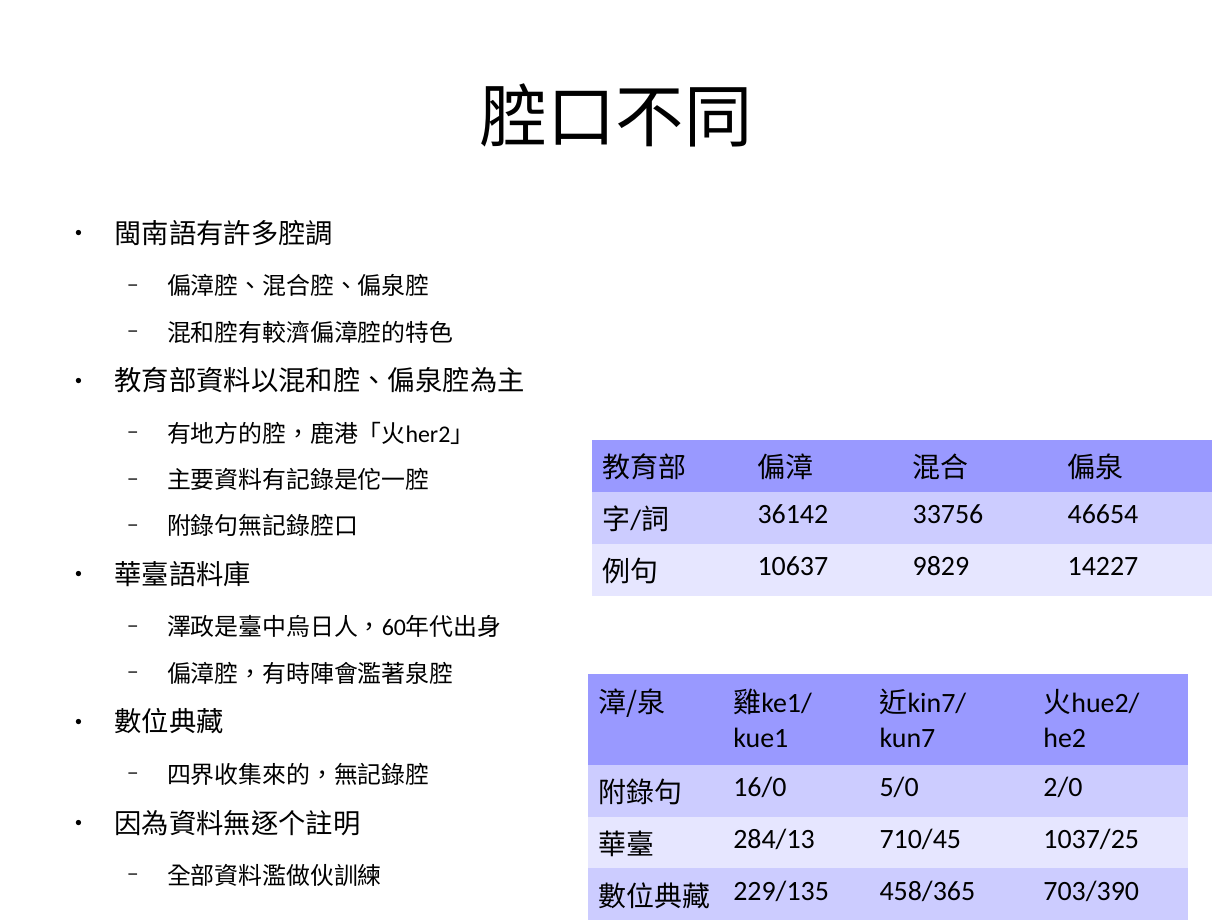
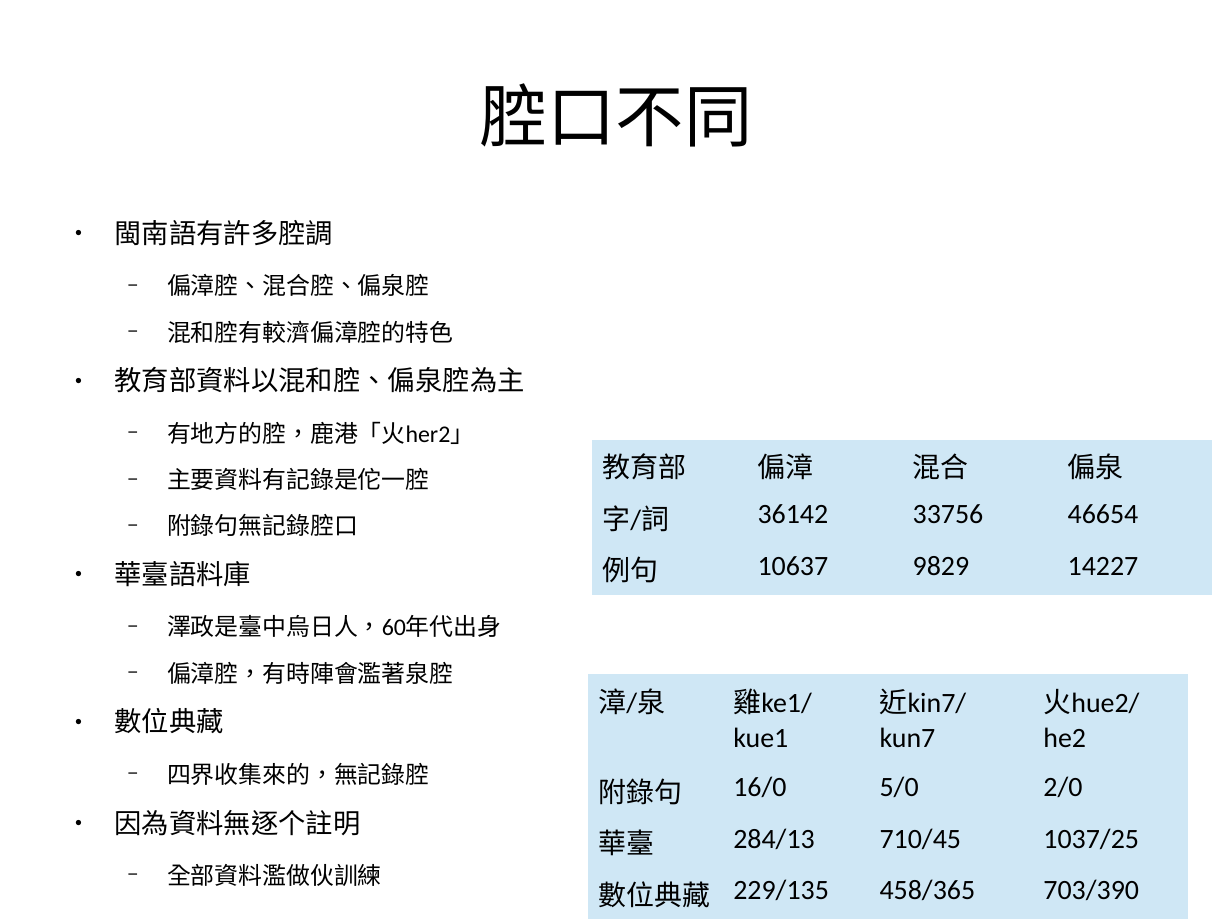
Before and after one commit to sih4sing5hong5/po3-ko3_tau5-iann2-phinn3, a slide deck: slide 18 of 翻譯報告.odp. Drawn at 1232x924 pixels with LibreOffice and Linux fonts; fonts in the diff are those of the drawing. Boxes give left, top, right and bottom in pixels: in the first picture for what was removed or moved away, otherwise in the second. Text is boxed around its words. In the diff, an @@ line names an element or a change of style, - is before the commit and + after.

```diff
--- a/翻譯報告.odp
+++ b/翻譯報告.odp
@@ table at <box>591,439,1213,587</box> @@
@@ fill #9999FF to #CFE7F5 in row 1 @@
@@ fill #CCCCFF to #CFE7F5 in row 2 @@
@@ fill #E6E6FF to #CFE7F5 in row 3 @@
@@ font Noto Sans CJK SC to Calibri in "教育部" @@
@@ table at <box>588,674,1190,912</box> @@
@@ fill #9999FF to #CFE7F5 in row 1 @@
@@ fill #CCCCFF to #CFE7F5 in 8 cells @@
@@ fill #E6E6FF to #CFE7F5 in row 3 @@
@@ font Noto Sans CJK SC to Calibri in "漳/泉" @@
```
Also in this commit, not shown: 3 other slides changed, 1 slide added.
